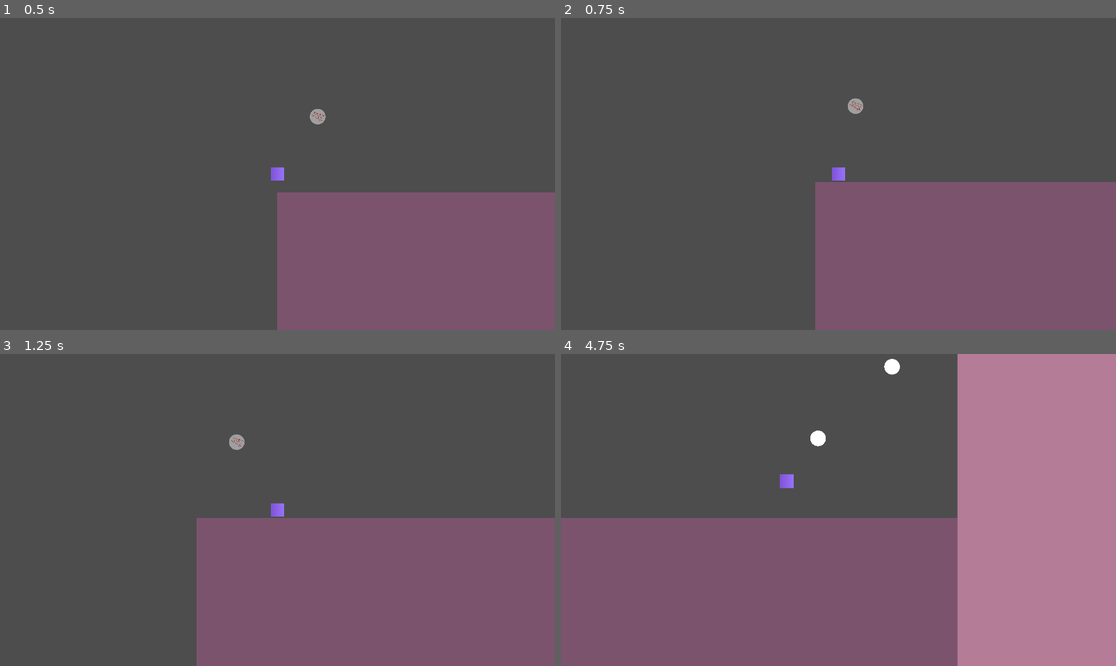
Above: before the commit, frames 1-4 (two rows, left to right).
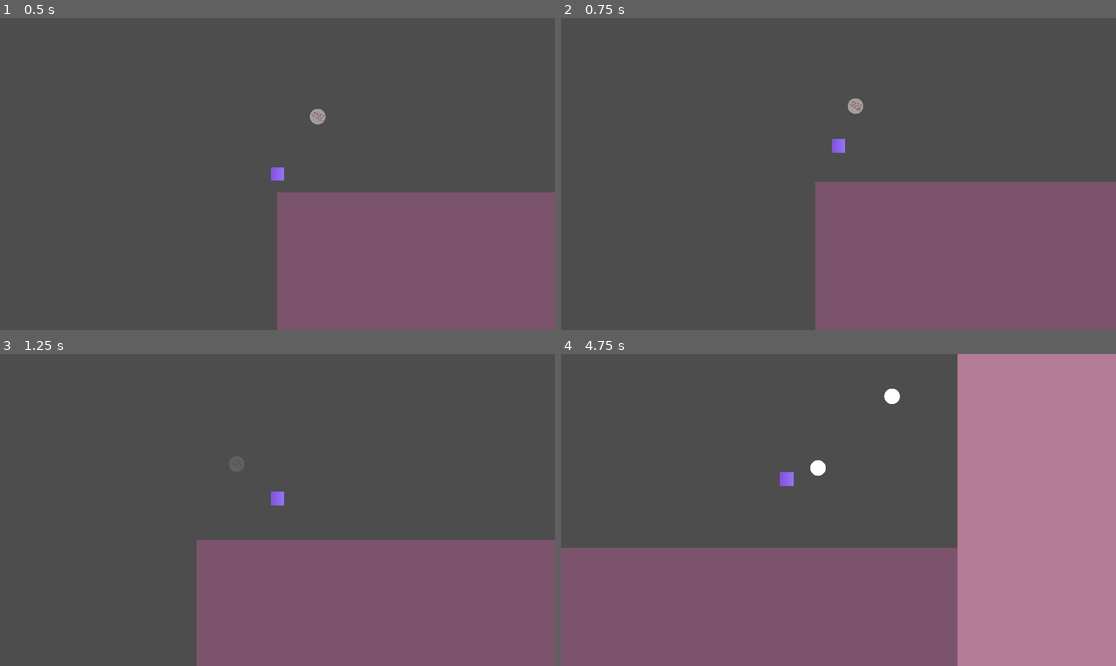
Above: after the commit, the same moments.

Repository: cmaciver/double-bubble-ggj
Game: Godot game, scene res://src/level.tscn
Same seed, same stepped clock (60 frames per second), same inputs: the game is played once before the commit and once after it.
Inputs (mouse positions are in pixels of both pictures, inside the frame that each line leads up to):
- Up to frame 1 (0.5 s): no input
- Up to frame 2 (0.75 s): move the mouse to (877, 114) at 0.52 s; hold D (platform_right) from 0.53 s (still down); hold Space (platform_jump) from 0.53 s (still down)
- Up to frame 3 (1.25 s): keep holding D (platform_right); keep holding Space (platform_jump)
- Up to frame 4 (4.75 s): move the mouse to (727, 525) at 1.27 s; release Space (platform_jump) at 1.28 s; click (727, 525) at 1.35 s; tap Space (platform_jump) at 1.52, 1.55, 1.82, 2.3, 3.02, 3.05, 3.32, 4.52, 4.55 s; move the mouse to (1066, 453) at 2.02 s; release D (platform_right) at 2.03 s; hold A (platform_left) 2.03-2.78 s; hold Shift (platform_aim) 2.03-2.78 s; move the mouse to (1066, 366) at 2.77 s; hold D (platform_right) 2.78-4.28 s; right-click (1066, 366) at 2.85 s; move the mouse to (1005, 556) at 3.52 s; hold Space (platform_jump) 3.53-4.28 s; move the mouse to (672, 463) at 4.27 s; hold A (platform_left) from 4.28 s (still down); click (672, 463) at 4.35 s

Frame 1 is identical in both runs. In frame 2, 0.2% of the frame differs, in the area x 48-52%, y 38-53%; in frame 3, 4.9%; in frame 4, 7.3%, in the area x 0-72%, y 1-63%.

Commit message:
keep on jumping jumping

Diff:
--- a/double-bubble/src/player1/platformer_character.gd
+++ b/double-bubble/src/player1/platformer_character.gd
@@ -27,7 +27,12 @@
 	if not is_on_floor():
 		velocity += get_gravity() * delta
 	else:
-		is_jumping = false
+		if(Input.is_action_pressed("platform_jump")):
+			is_jumping = true
+			jump_velocity = JUMP_DEFAULT
+			velocity.y = jump_velocity
+		else:
+			is_jumping = false
 
 	#if you're bouncing, count down on the bounce timer
 	if bounce_timer > 0.0:
